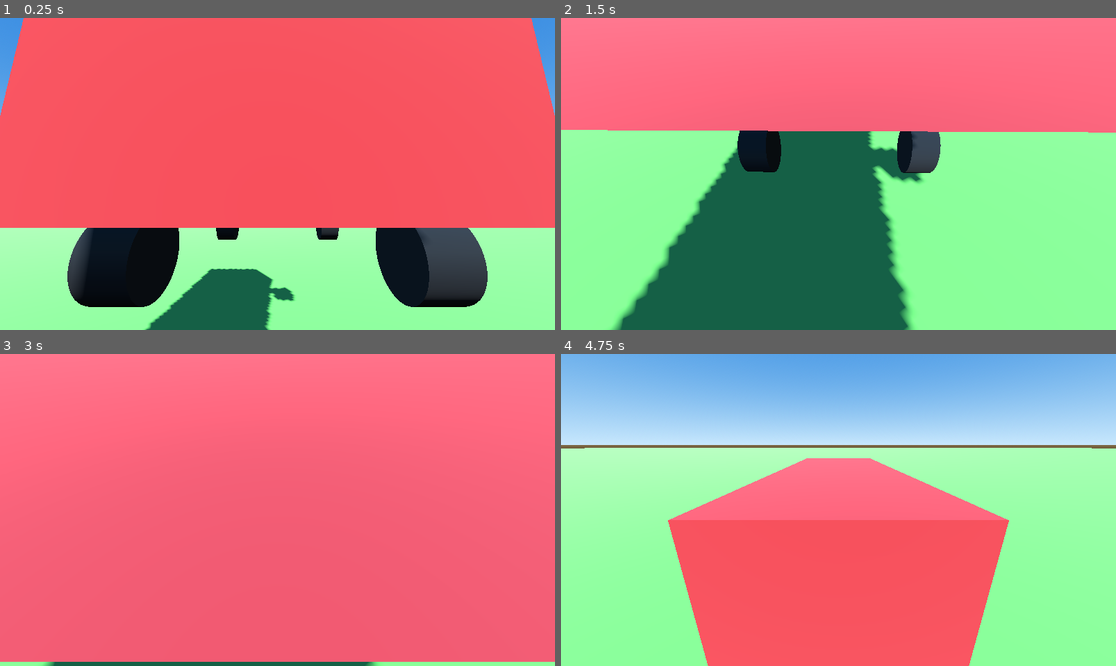
Above: before the commit, frames 1-4 (two rows, left to right).
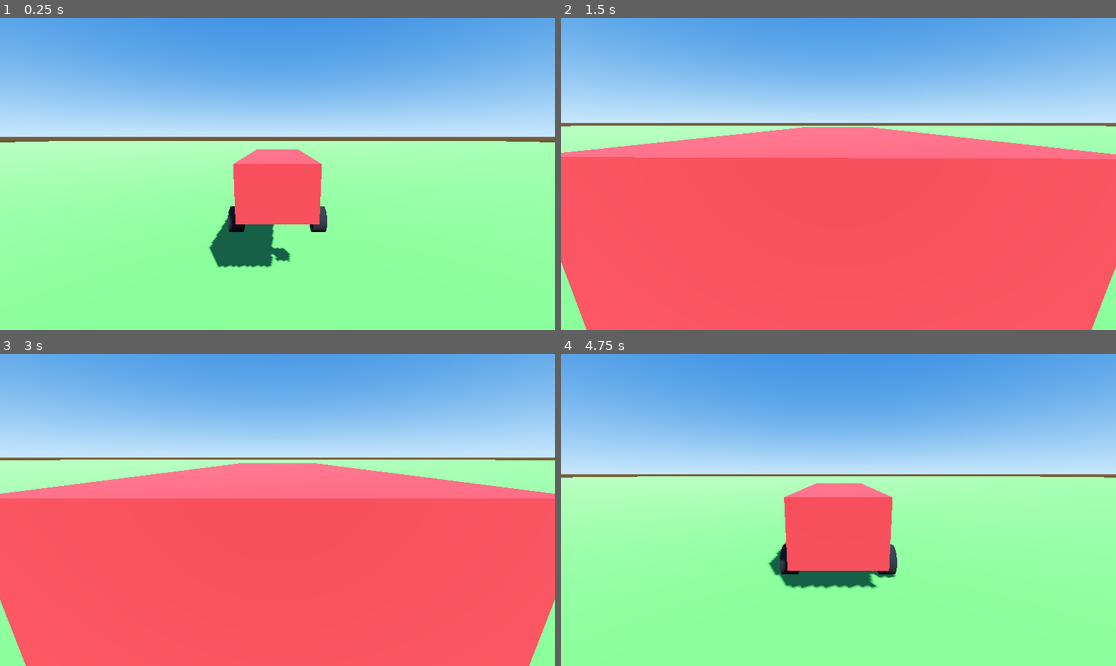
Above: after the commit, the same moments.

Repository: Escape64/truckers-simple
Game: Godot game, scene res://scenes/test_drive.tscn
Same seed, same stepped clock (60 frames per second), same inputs: the game is played once before the commit and once after it.
Inputs:
- Up to frame 1 (0.25 s): no input
- Up to frame 2 (1.5 s): hold Right (ui_right) 0.53-1.28 s; tap F (camera_toggle) at 0.6, 1.35 s; hold Down (ui_down) from 1.28 s (still down)
- Up to frame 3 (3 s): release Down (ui_down) at 2.03 s; hold Right (ui_right) 2.03-2.78 s; tap F (camera_toggle) at 2.1, 2.85 s; hold Up (ui_up) from 2.78 s (still down)
- Up to frame 4 (4.75 s): release Up (ui_up) at 3.53 s; hold Left (ui_left) from 3.53 s (still down); tap F (camera_toggle) at 3.6, 4.35 s

The runs differ from the first frame. In frame 1, 79% of the frame differs, in the area x 0-100%, y 0-100%; in frame 2, 98%; in frame 3, 44%; in frame 4, 62%.

Commit message:
Fix: камера с запаздывающим курсом (slerp по basis)
camera_basis медленно догоняет курс грузовика — при повороте
камера остаётся сзади, и виден борт и колёса машины.

Co-Authored-By: Claude Sonnet 4.6 <noreply@anthropic.com>

Diff:
--- a/scripts/camera/camera_controller.gd
+++ b/scripts/camera/camera_controller.gd
@@ -1,18 +1,24 @@
 extends Camera3D
 
-@export var follow_speed: float = 3.0
-@export var tp_offset: Vector3 = Vector3(0, 2.5, 7.0)
-@export var tp_look_height: float = 0.8
+@export var rotation_speed: float = 1.8   # как быстро камера разворачивается вслед за машиной
+@export var position_speed: float = 6.0   # как быстро камера догоняет позицию
+@export var tp_offset: Vector3 = Vector3(0, 2.2, 8.0)
+@export var tp_look_height: float = 0.9
 @export var fp_offset: Vector3 = Vector3(0, 1.4, -2.0)
 
 var target: Node3D
 var is_first_person: bool = false
+var camera_basis: Basis  # запаздывающий курс камеры
 
 func _ready() -> void:
-	# Ищем грузовик в родительской сцене по имени
 	target = get_parent().get_node_or_null("Truck") as Node3D
 	if not target:
 		push_error("CameraController: узел Truck не найден!")
+		return
+	# Стартуем с правильным курсом — без рывка в начале
+	camera_basis = target.global_transform.basis
+	global_position = target.global_position + camera_basis * tp_offset
+	look_at(target.global_position + Vector3(0, tp_look_height, 0), Vector3.UP)
 
 func _process(delta: float) -> void:
 	if Input.is_action_just_pressed("camera_toggle"):
@@ -25,6 +31,12 @@
 		global_transform = target.global_transform
 		global_position = target.global_transform * fp_offset
 	else:
-		var desired = target.global_position + target.global_transform.basis * tp_offset
-		global_position = global_position.lerp(desired, follow_speed * delta)
+		# Курс камеры медленно поворачивается вслед за грузовиком
+		# При повороте грузовика камера отстаёт — виден борт и колёса
+		camera_basis = camera_basis.slerp(target.global_transform.basis, rotation_speed * delta)
+
+		# Позиция считается на основе запаздывающего курса
+		var desired = target.global_position + camera_basis * tp_offset
+		global_position = global_position.lerp(desired, position_speed * delta)
+
 		look_at(target.global_position + Vector3(0, tp_look_height, 0), Vector3.UP)
